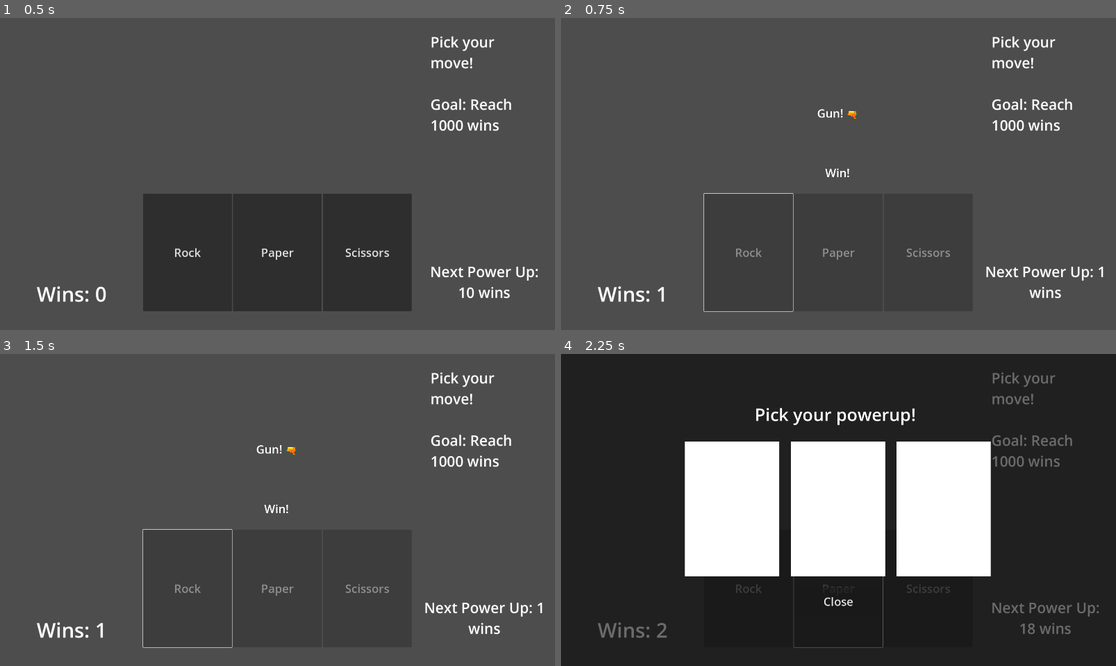
Above: before the commit, frames 1-4 (two rows, left to right).
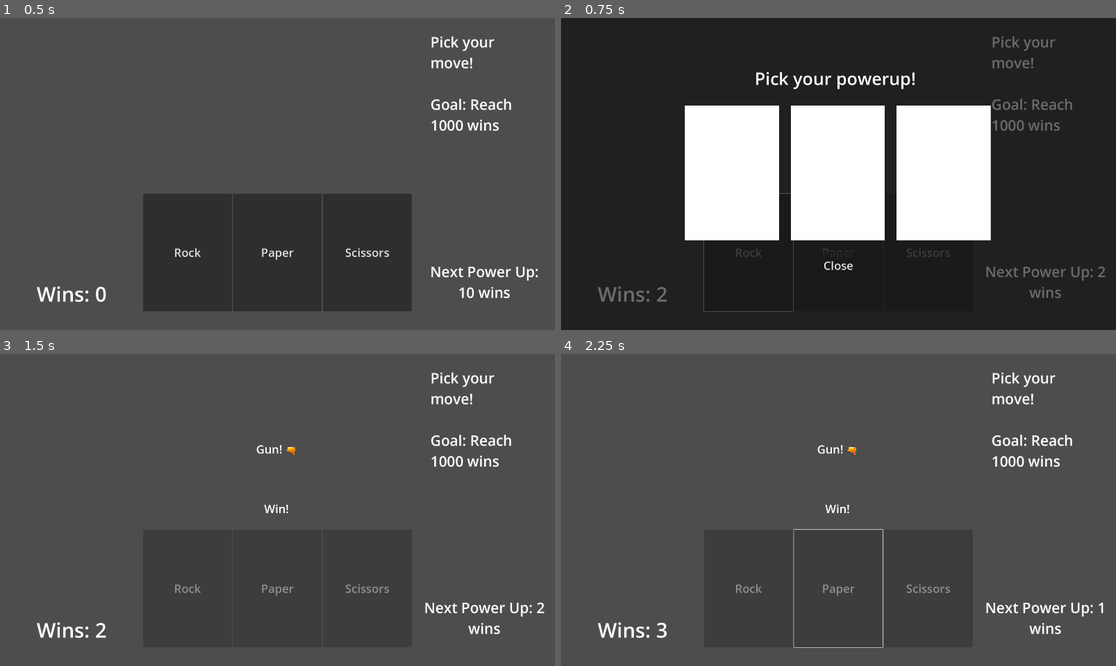
Above: after the commit, the same moments.

Repository: cinpear/rock-paper-scissors-shoot
Game: Godot game, scene res://control.tscn
Same seed, same stepped clock (60 frames per second), same inputs: the game is played once before the commit and once after it.
Inputs (mouse positions are in pixels of both pictures, inside the frame that each line leads up to):
- Up to frame 1 (0.5 s): no input
- Up to frame 2 (0.75 s): click "Rock" at 0.5 s
- Up to frame 3 (1.5 s): click (172, 510) at 1.27 s
- Up to frame 4 (2.25 s): click "Paper" at 2 s

Frame 1 is identical in both runs. In frame 2, 100% of the frame differs, in the area x 0-100%, y 0-100%; in frame 3, 0.2%; in frame 4, 100%.

Commit message:
added powerup choosing kinda

Diff:
--- a/control.gd
+++ b/control.gd
@@ -2,9 +2,8 @@
 
 @onready var rng = RandomNumberGenerator.new()
 var wins = 0.0
-var nextPowerup = [2, 20, 30, 40, 60, 80, 160, 320, 640]
+var nextPowerup = [2, 4, 6, 8, 10, 12, 14, 16, 18]
 var nextPowerupIndex = 0
-var allPowerupsBought = false
 
 # Called when the node enters the scene tree for the first time.
 func _ready() -> void:
@@ -28,23 +27,26 @@
 	$game/Label.text = "Wins: " + str(wins)
 	if wins >= 1000:
 		print("You win!")
-	if allPowerupsBought:
+	if (global.numPowerup == 9):
+		print("allbought")
 		return
+	else:
+		$game/Label3.text = "Next Power Up: " + str(nextPowerup[nextPowerupIndex] - wins) + " wins"
 	if wins >= nextPowerup[nextPowerupIndex]:
 		roll_powerup()
-	$game/Label3.text = "Next Power Up: " + str(nextPowerup[nextPowerupIndex] - wins) + " wins"
 
 func roll_powerup():
 	print("here")
 	$powerup.visible = true
 	$ColorRect.visible = true
-	if nextPowerupIndex < 9:
+	if global.numPowerup == 9:
+		$game/Label3.text = "Next Power Up: -"
+	else:
 		nextPowerupIndex += 1
-		if nextPowerupIndex == 9:
-			allPowerupsBought = true
+		if nextPowerupIndex < 9:
+			$game/Label3.text = "Next Power Up: " + str(nextPowerup[nextPowerupIndex] - wins) + " wins"
+		else:
 			$game/Label3.text = "Next Power Up: -"
-		else:
-			$game/Label3.text = "Next Power Up: " + str(nextPowerup[nextPowerupIndex] - wins) + " wins"
 
 # Chose rock
 func _on_button_pressed() -> void:
@@ -53,22 +55,22 @@
 	if (gun <= global.gunChance):
 		$game/Label4.text = "Gun! 🔫"
 		$game/Label5.text = "Win!"
-		wins += 1.0
+		wins += 2.0
 	# rock
 	elif (move == 1):
 		$game/Label4.text = "Rock"
 		$game/Label5.text = "Tie"
-		wins += 1.0
+		wins += global.tieAmount
 	# paper
 	elif (move == 2):
 		$game/Label4.text = "Paper"
 		$game/Label5.text = "Loss"
-		wins -= 1.0
+		wins += global.lossAmount
 	# scissors
 	else:
 		$game/Label4.text = "Scissors"
 		$game/Label5.text = "Win!"
-		wins += 2.0
+		wins += global.winAmount
 	update_wins()
 	pause_one_sec()
 
@@ -79,19 +81,19 @@
 	if (gun <= global.gunChance):
 		$game/Label4.text = "Gun! 🔫"
 		$game/Label5.text = "Win!"
-		wins += 1.0
+		wins += global.winAmount
 	elif (move == 1):
 		$game/Label4.text = "Rock"
 		$game/Label5.text = "Win!"
-		wins += 1.0
+		wins += global.winAmount
 	elif (move == 2):
 		$game/Label4.text = "Paper"
 		$game/Label5.text = "Tie"
-		wins += 0.5
+		wins += global.tieAmount
 	else:
 		$game/Label4.text = "Scissors"
 		$game/Label5.text = "Loss"
-		wins -= 1.0
+		wins += global.lossAmount
 	update_wins()
 	pause_one_sec()
 
@@ -102,18 +104,18 @@
 	if (gun <= global.gunChance):
 		$game/Label4.text = "Gun! 🔫"
 		$game/Label5.text = "Win!"
-		wins += 1.0
+		wins += global.winAmount
 	elif (move == 1):
 		$game/Label4.text = "Rock"
 		$game/Label5.text = "Loss"
-		wins -= 1.0
+		wins += global.lossAmount
 	elif (move == 2):
 		$game/Label4.text = "Paper"
 		$game/Label5.text = "Win!"
-		wins += 1.0
+		wins += global.winAmount
 	else:
 		$game/Label4.text = "Scissors"
 		$game/Label5.text = "Tie"
-		wins += 0.5
+		wins += global.tieAmount
 	update_wins()
 	pause_one_sec()
--- a/global.gd
+++ b/global.gd
@@ -6,3 +6,4 @@
 var winAmount = 1.0
 var winMult = 1.0
 var gunChance = 50
+var numPowerup = 0
--- a/powerup.gd
+++ b/powerup.gd
@@ -1,16 +1,41 @@
 extends Control
-
 
 # Called when the node enters the scene tree for the first time.
 func _ready() -> void:
-	pass # Replace with function body.
-
+	pass
 
 # Called every frame. 'delta' is the elapsed time since the previous frame.
 func _process(delta: float) -> void:
 	pass
 
+func close():
+	$".".visible = false
+	$"../ColorRect".visible = false
+
+func _on_close_button_pressed() -> void:
+	close()
 
 func _on_button_pressed() -> void:
-	$".".visible = false
-	$"../ColorRect".visible = false
+	global.numPowerup += 1
+	close()
+
+func _on_button_2_pressed() -> void:
+	global.numPowerup += 1
+	close()
+
+func _on_button_3_pressed() -> void:
+	global.numPowerup += 1
+	close()
+
+func _on_visibility_changed() -> void:
+	if ($".".visible == true):
+		var rng = RandomNumberGenerator.new()
+		print (global.numPowerup)
+		if (global.numPowerup == 7):
+			$HBoxContainer/Button3.disabled = true
+			$HBoxContainer/Button3/ColorRect.visible = false
+		elif (global.numPowerup == 8):
+			$HBoxContainer/Button3.disabled = true
+			$HBoxContainer/Button3/ColorRect.visible = false
+			$HBoxContainer/Button2.disabled = true
+			$HBoxContainer/Button2/ColorRect.visible = false
--- a/powerup.tscn
+++ b/powerup.tscn
@@ -16,31 +16,40 @@
 theme_override_constants/separation = 40
 
 [node name="Button" type="Button" parent="HBoxContainer"]
+z_index = 1
 layout_mode = 2
 size_flags_horizontal = 3
 
 [node name="ColorRect" type="ColorRect" parent="HBoxContainer/Button"]
+clip_contents = true
 layout_mode = 0
 offset_right = 326.0
 offset_bottom = 467.0
+mouse_filter = 2
 
 [node name="Button2" type="Button" parent="HBoxContainer"]
+z_index = 1
 layout_mode = 2
 size_flags_horizontal = 3
 
 [node name="ColorRect" type="ColorRect" parent="HBoxContainer/Button2"]
+clip_contents = true
 layout_mode = 0
 offset_right = 326.0
 offset_bottom = 467.0
+mouse_filter = 2
 
 [node name="Button3" type="Button" parent="HBoxContainer"]
+z_index = 1
 layout_mode = 2
 size_flags_horizontal = 3
 
 [node name="ColorRect" type="ColorRect" parent="HBoxContainer/Button3"]
+clip_contents = true
 layout_mode = 0
 offset_right = 326.0
 offset_bottom = 467.0
+mouse_filter = 2
 
 [node name="Label" type="Label" parent="."]
 layout_mode = 0
@@ -53,7 +62,7 @@
 horizontal_alignment = 1
 vertical_alignment = 1
 
-[node name="Button" type="Button" parent="."]
+[node name="closeButton" type="Button" parent="."]
 layout_mode = 0
 offset_left = 817.0
 offset_top = 808.0
@@ -62,4 +71,8 @@
 theme_override_font_sizes/font_size = 40
 text = "Close"
 
-[connection signal="pressed" from="Button" to="." method="_on_button_pressed"]
+[connection signal="visibility_changed" from="." to="." method="_on_visibility_changed"]
+[connection signal="pressed" from="HBoxContainer/Button" to="." method="_on_button_pressed"]
+[connection signal="pressed" from="HBoxContainer/Button2" to="." method="_on_button_2_pressed"]
+[connection signal="pressed" from="HBoxContainer/Button3" to="." method="_on_button_3_pressed"]
+[connection signal="pressed" from="closeButton" to="." method="_on_close_button_pressed"]
